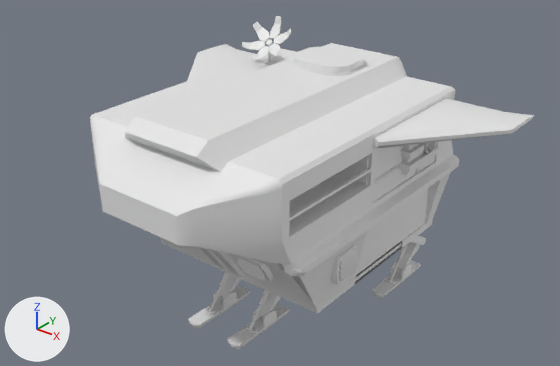
A saved change to the FBX model Ronnie Models/Cargo Ship.fbx.
Both versions are drawn from a camera (50 mm lens) standing at (34.7, -43.9, 25.9) and looking at (1.7, -2.6, 0.3). The lights are fixed; the arrows at lower left show +X, +Y and +Z. Where no turn or scale is listed for an object, it has been applied to the vertices. Vertices at the same position are counted once.

The first picture shows 'Cargo_Ship'.
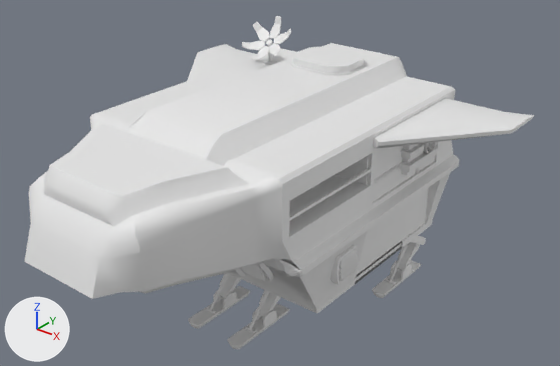
The newer file is also turned or shifted as a whole; pictures and numbers use the older file's frame.

Pixel boxes (x1, y1, x2, y2) of what changed, in the pictures (560 x 366 px):
'Cargo_Ship', reshaped (15% wider)
    before: (90, 16, 534, 349)
    after: (24, 16, 534, 349)
part 1 of me_mesh, built on
    before: (92, 111, 307, 270)
    after: (24, 111, 307, 299)

The change, as a list of edits to the scene's bpy script:
```text
Change me_mesh:
    used by ob_cargo_ship; location = (-3.27, -4.41, 1.75)
    remove me_mesh.from_pydata(...)  # 3299 vertices, 3026 faces; spans x -12.6..18.8, y -10.7..16.7, z -13.0..8.0
    add me_mesh.from_pydata(...)  # 3403 vertices, 3126 faces; spans x -12.6..18.8, y -17.2..16.7, z -13.0..8.0
    me_mesh part 1
    40 vertices are removed from x -4.8..11.3, y -10.7..-6.0, z -2.3..4.6
    90 faces are deleted
    3 vertices in x -0.2..6.7, y -7.4, z 5.5 move by (0.0, 0.4, -0.5)
    50 vertices move from x -1.4..7.8, y -10.7..-6.0, z -2.3..4.6 to x -4.4..10.9, y -15.9..-6.0, z -2.0..4.6
    119 vertices are added at x -5.7..12.1, y -17.2..-6.0, z -2.7..4.6
    13 new vertices lie (0.9, 0.0, 0.0) away from vertices in x -4.8..10.4, y -17.2..-6.8, z -1.6..2.7
    6 new vertices lie (-2.4, 0.0, 0.0) away from vertices in x 5.6, y -17.2..-15.2, z -1.2..2.7
    6 new vertices lie (2.6, 0.0, 0.0) away from vertices in x -2.4..6.3, y -14.8..-8.8, z -2.7..4.5
    190 new faces join them
```
